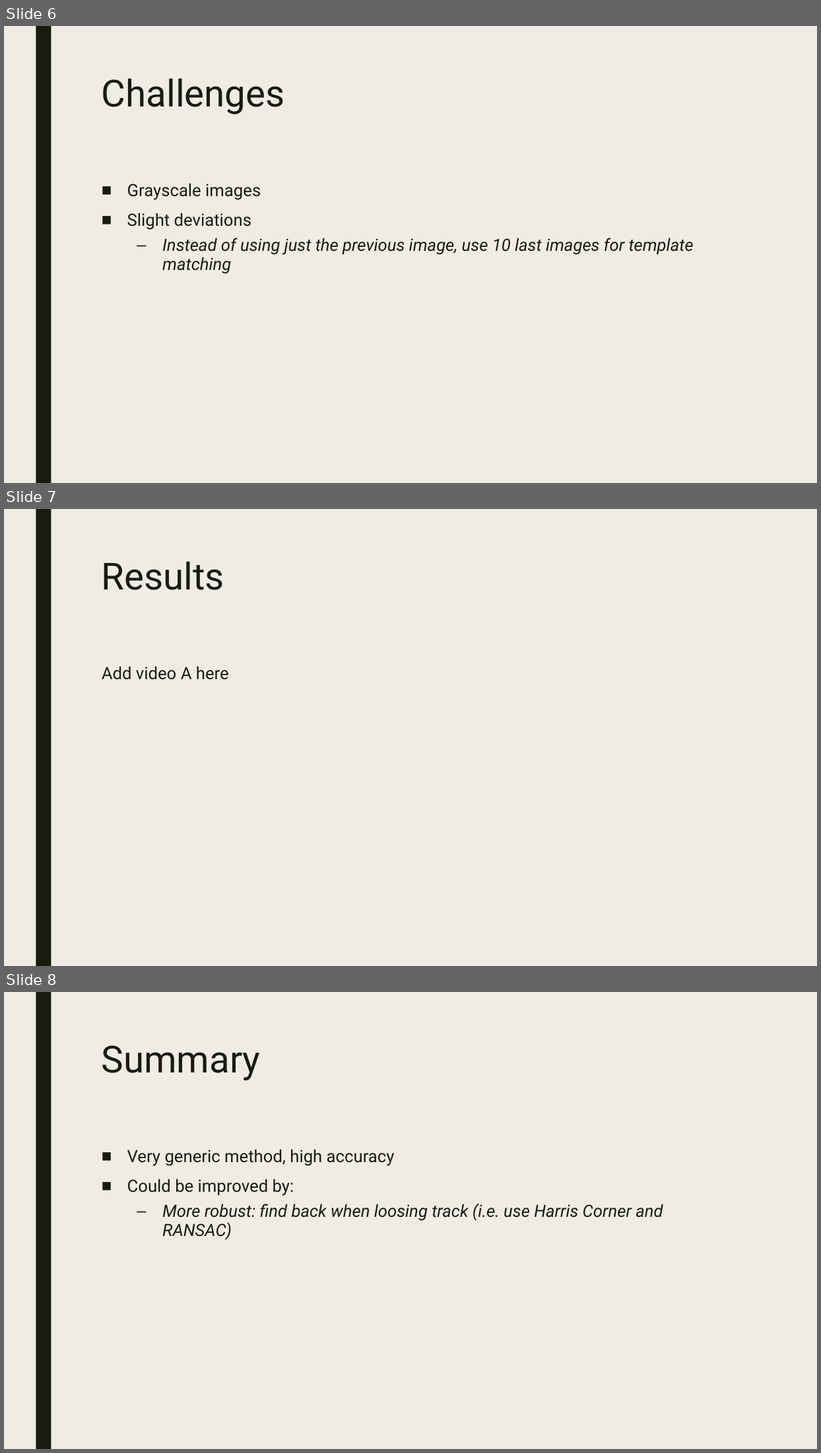
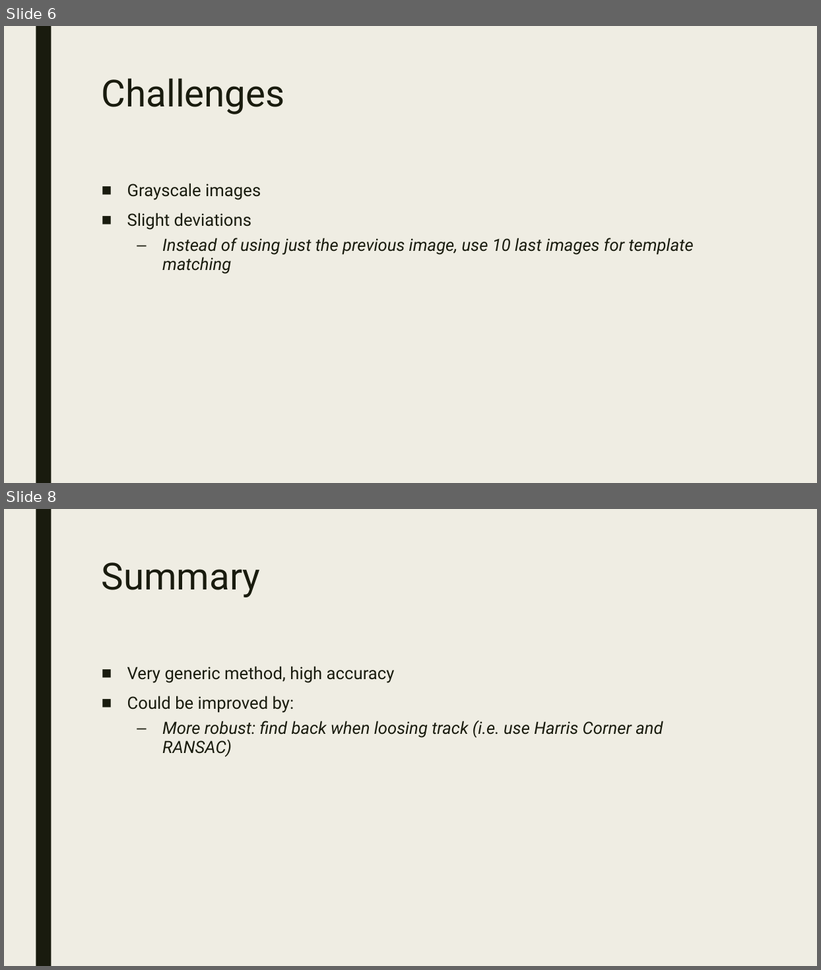
Before and after one commit to Shushalsec/ISIP, a slide deck: isip_presentation.pptx. Shown one above the other, each under a label of ours: slides 6, 7 and 8 before the commit, slides 6 and 8 after it; the slides between them are not shown. The pictures are 821x1453 and 821x970 pixels, drawn with LibreOffice and Linux fonts; fonts in the diff are those of the drawing. Boxes give left, top, right and bottom in pixels: in the first picture for what was removed or moved away, otherwise in the second. Text is boxed around its words. In the diff, an @@ line names an element or a change of style, - is before the commit and + after.

Commit message:
added videos (in endless loop)

```diff
--- a/isip_presentation.pptx
+++ b/isip_presentation.pptx
@@ slide 7 removed at (x1=4, y1=509, x2=817, y2=966), background #EFEDE3; not listed: 1 template element that a slide beside it also shows @@
@@ title removed at (x1=102, y1=561, x2=224, y2=590) @@
-Results
@@ text removed at (x1=102, y1=666, x2=229, y2=680) @@
-Add video A here
```
Also in this commit, not shown: 2 slides added, 1 other slide removed.
